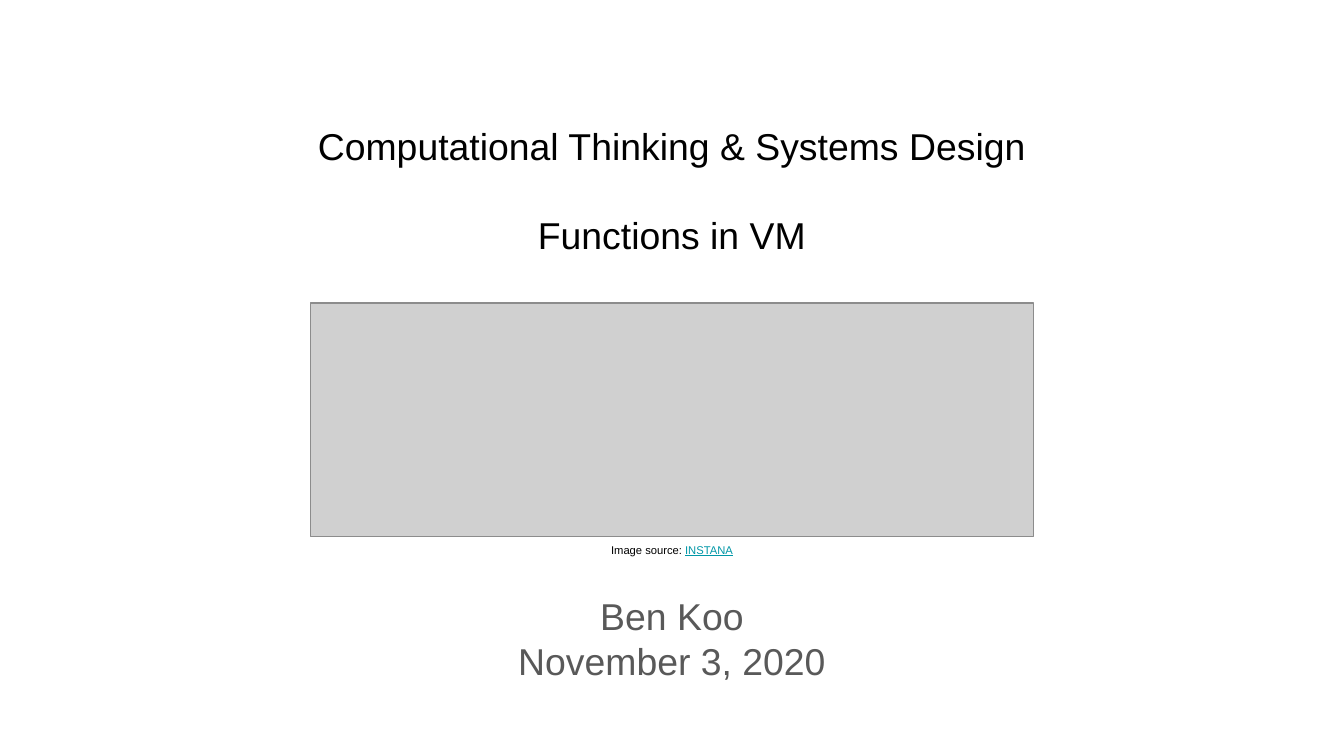
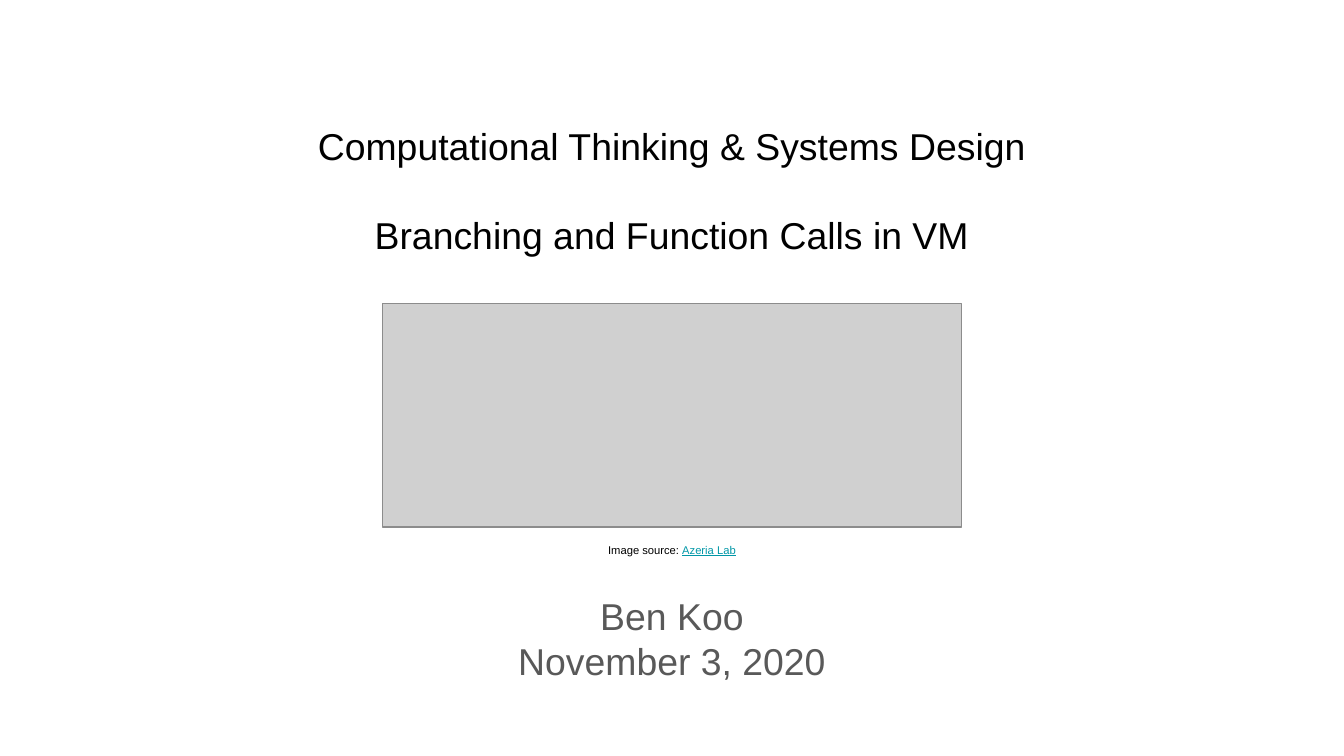
Before and after one commit to benkoo/ComputationalThinking2020, a slide deck: slide 1 of docs/CTSD2020Autumn_L08.pptx. Drawn at 1344x756 pixels with LibreOffice and Linux fonts; fonts in the diff are those of the drawing; grey boxes stand for pictures. Boxes give left, top, right and bottom in pixels: in the first picture for what was removed or moved away, otherwise in the second. Text is boxed around its words. In the diff, an @@ line names an element or a change of style, - is before the commit and + after.

Commit message:
Changed the cover image

```diff
--- a/docs/CTSD2020Autumn_L08.pptx
+++ b/docs/CTSD2020Autumn_L08.pptx
@@ title at (318, 133, 1025, 257): text changed @@
-Computational Thinking & Systems Design
-Functions in VM
+Computational Thinking & Systems Design
+Branching and Function Calls in VM
@@ picture: place and size @@
-picture at (310, 302, 1034, 536)
+picture at (382, 304, 961, 527)
@@ text at (608, 546, 736, 557): text changed @@
-Image source: INSTANA
+Image source: Azeria Lab
```
